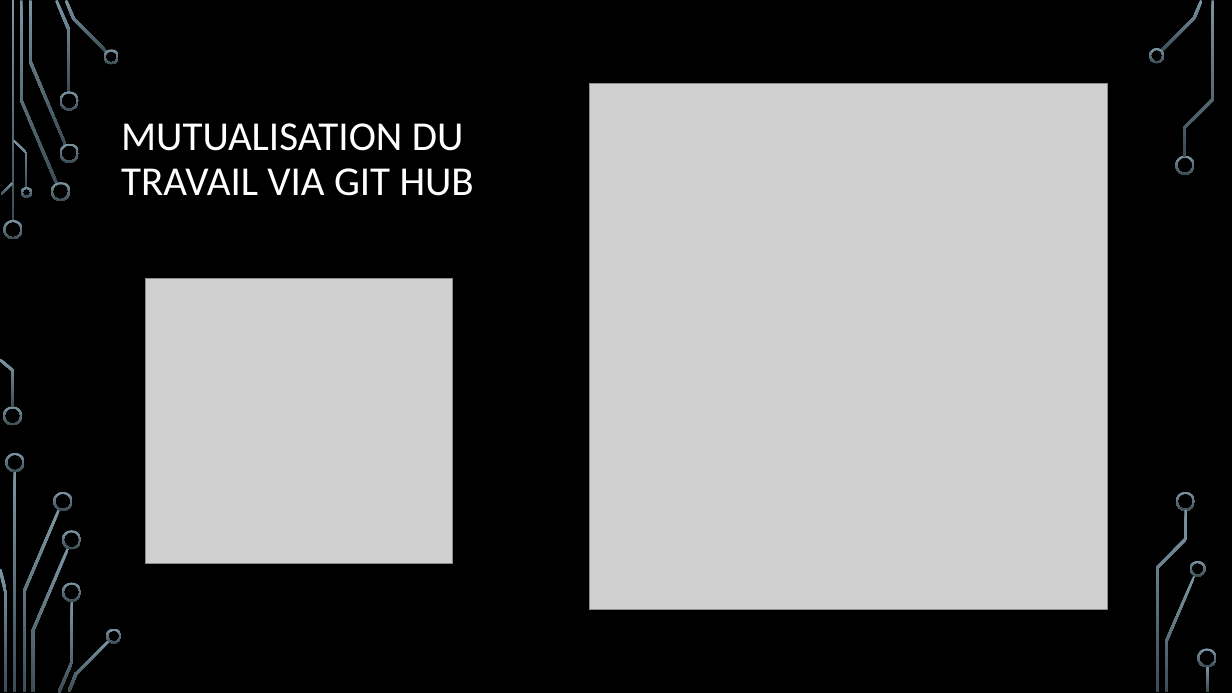
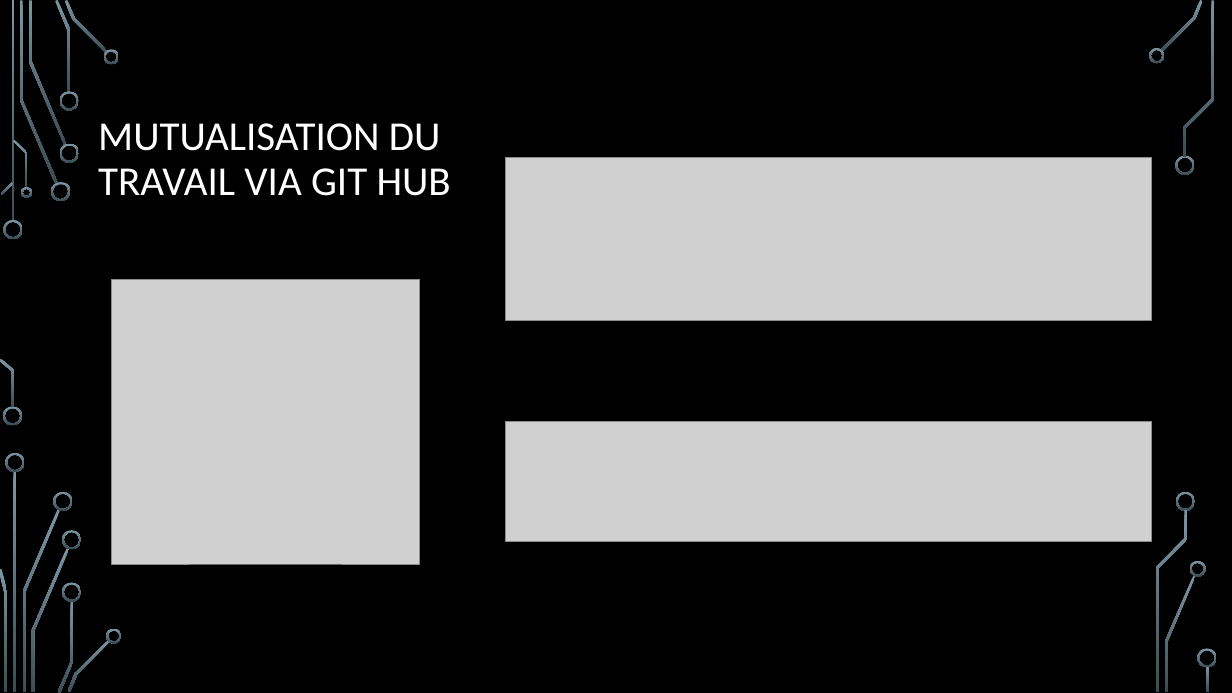
Before and after one commit to yoel-settbon/Tic-Tac-Toe, a slide deck: slide 6 of Tic Tac Toe.pptx. Drawn at 1232x693 pixels with LibreOffice and Linux fonts; fonts in the diff are those of the drawing; grey boxes stand for pictures; background and template pictures are left out. Boxes give left, top, right and bottom in pixels: in the first picture for what was removed or moved away, otherwise in the second. Text is boxed around its words. In the diff, an @@ line names an element or a change of style, - is before the commit and + after.

```diff
--- a/Tic Tac Toe.pptx
+++ b/Tic Tac Toe.pptx
@@ title "MUTUALISATION DU TRAVAIL VIA GIT ..." moved from (x1=121, y1=123, x2=474, y2=196) to (x1=98, y1=123, x2=451, y2=196) @@
@@ picture resized from (x1=590, y1=84, x2=1108, y2=610) to (x1=506, y1=158, x2=1152, y2=321) @@
@@ picture moved from (x1=145, y1=278, x2=453, y2=563) to (x1=112, y1=279, x2=420, y2=564) @@
@@ picture added at (x1=506, y1=421, x2=1152, y2=543) @@
```
Also in this commit, not shown: 2 other slides changed.
